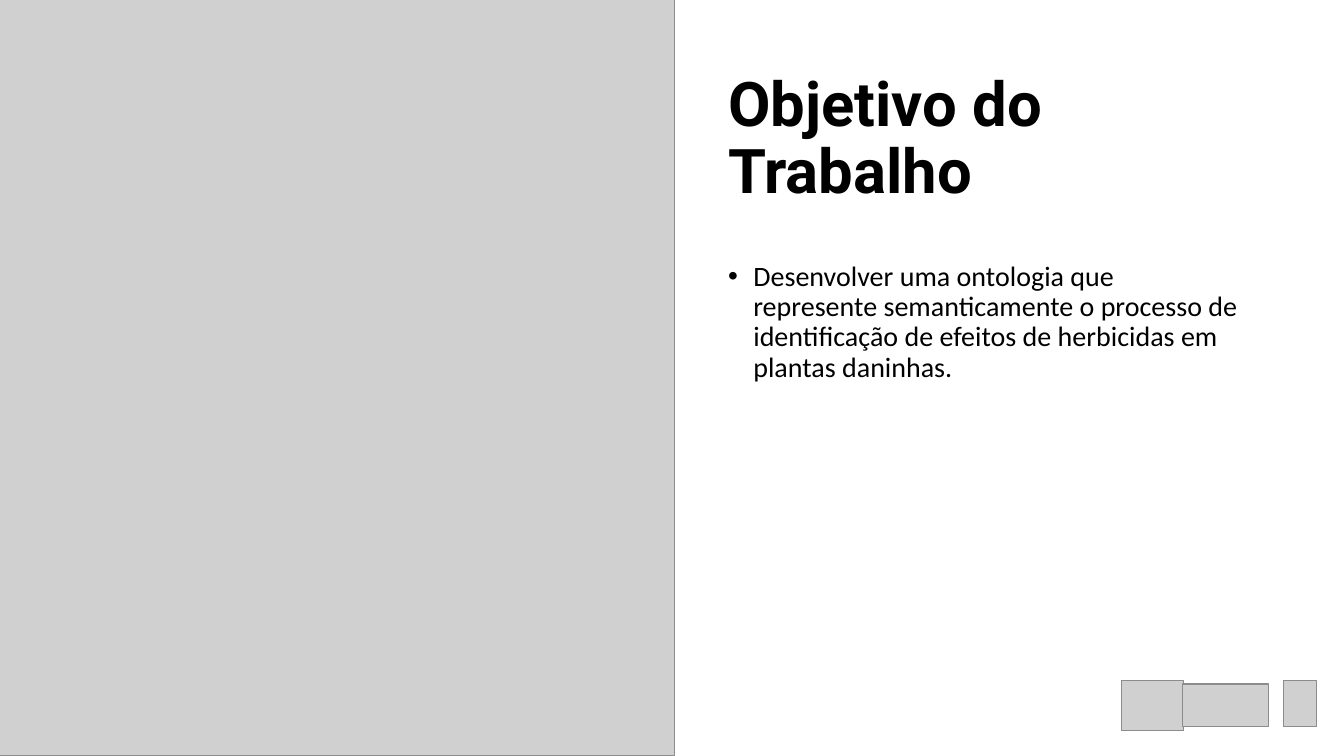
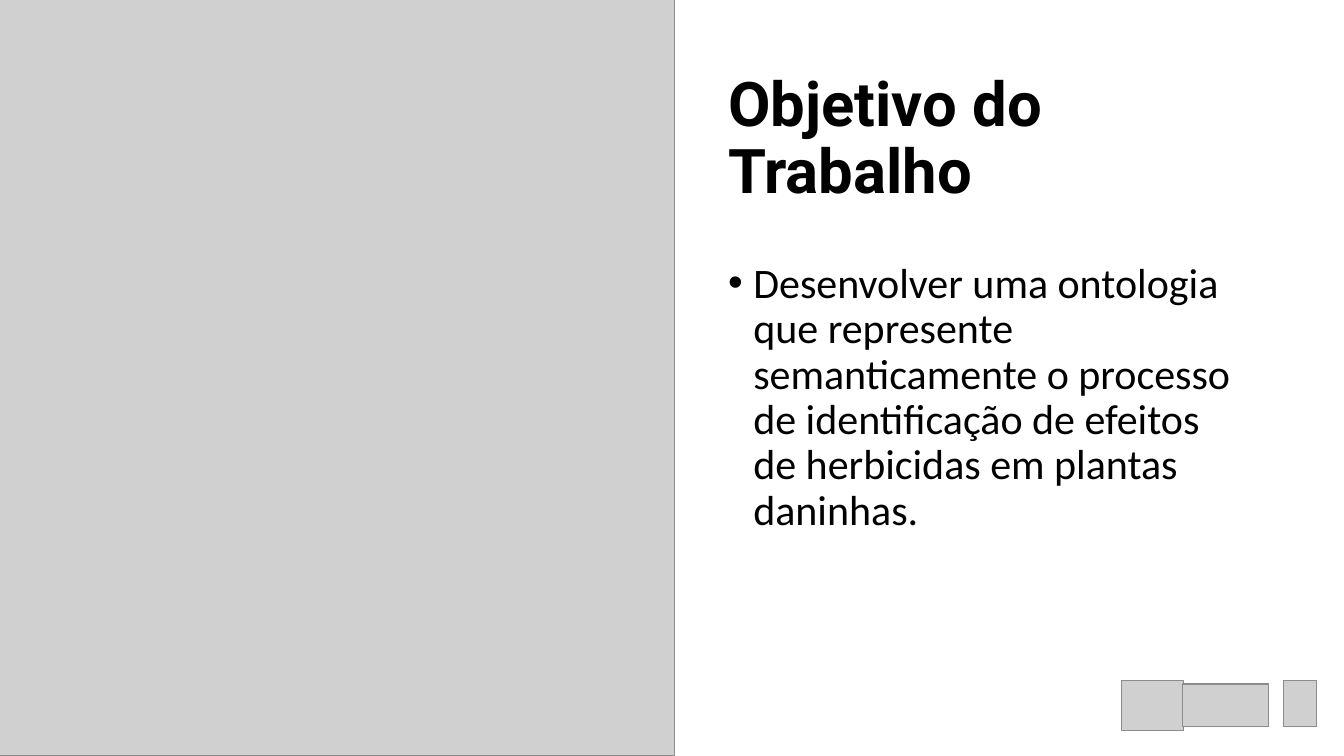
Before and after one commit to leandrogrego/WeedEye, a slide deck: slide 3 of Ontology for weed´s stress detection.pptx. Drawn at 1344x756 pixels with LibreOffice and Linux fonts; fonts in the diff are those of the drawing; grey boxes stand for pictures. Boxes give left, top, right and bottom in pixels: in the first picture for what was removed or moved away, otherwise in the second. Text is boxed around its words. In the diff, an @@ line names an element or a change of style, - is before the commit and + after.

```diff
--- a/Ontology for weed´s stress detection.pptx
+++ b/Ontology for weed´s stress detection.pptx
@@ text "Desenvolver uma ontologia que represente ..." at (753,269,1230,526): size 20 to 30 pt @@
```
Also in this commit, not shown: 9 other slides changed, 6 slides added, 1 slide removed, 2 other files.
